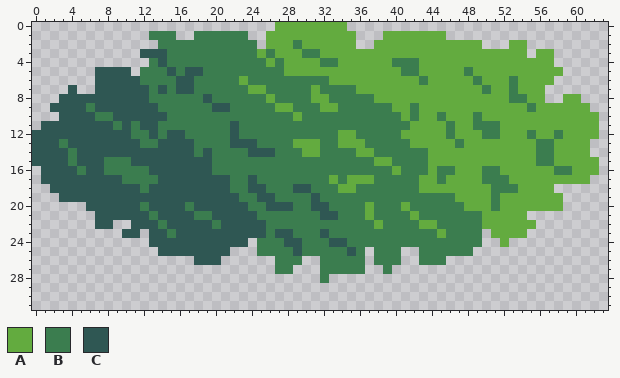
Pixel-art sprite: assets/tree-leaves.png. This is how it looked before the edit.
The file is 64x32 pixels.
Palette (. is transparent): A #63ab3f  B #3b7d4f  C #2f5753
Pixels before, first column x 0:
 0 ...........................AAAAAAAA............................
 1 .............BBB..BBBBBB..AAAAAAAAAA...AAAAAAA.................
 2 ..............BBBBBBBBBBB.AAABAAAAAA..AAAAAAAAAAAA...AA........
 3 ............CCCBBBBBBBBBBABAAABBAAAAAAAAAAAAAAAAAAAAAAA.AA.....
 4 .............BCBBBBBBBBBBBABAAAABBAAAAAABBBAAAAAAAAAAAAAAA.....
 5 .......CCCC.BBBCBCCBBBBBBBBBAAAAAAAAAAAAABBAAAAABAAAAAAAAAA....
 6 .......CCCCCBBBBCCBBBBBABBBBBBBBBAAAAAAAAAABAAAAABAAABAAAA.....
 7 ....C..CCCCCCBCBCCBBBBBBAABBBBBABBBBAAAAAAAAAAAAAABAABAAA......
 8 ...CCCCCCCCCCBBBBBBCBBBBBBABBBBAABBBBBAAAAAAAAAAAAAAABBAA..AA..
 9 ..CCCCBCCCCCCCBBBBBBCCBBBBBAABBBAABBBBBBAABAAAAAAAAAAAABAAAAAA.
10 ...CCCCBBCCCCCCBBBBBBBBBBBBBBABBBBBBBBBBBABAABAAABAAAAAAAAAAAAA
11 .CCCCCCCCBCBCCBBBBBBBBCBBBBBBBBBBBBBBBBBBBAAAABAABBBAAAAAAAAAAA
12 CCCCCCCCCCCBBCBCCBBBBBCBBBBBBBBBBBAABBBBBAAAAABAAABBAAABAABAAAA
13 CCCBCCCCCCCCBBCCCCBBBBCCCBBBBAAABBAAABBBBBAAAAABAAAAAAAABBAAAA.
14 CCCCBCCCCCCCCCCCCCBCBBBBCCCBBBAABBBBAABBBBBBAAAAAAAAAAAABBAAAA.
15 CCCCBCCCBBBCCCCCCCCCBBBBBBBBBBBBBBBBBBAABBBBAAAAAAAAAAAABBAAAAA
16 .CCCCBCCBBBBBCCCCCCCBBBBBBBBBBBBBBBBBBBBABBBABBAAABBAAAAAABBAAA
17 .CCCCCCCCCBBBBCCCCCCCCBBCBBBBBBBBABAAABBBBBAABAAAABBBAAAAAAAAA.
18 ..CCCCCCCCCCBCCCCCCCCCBBCCBBBCCBBBAABBBBBBBAAAAAAAABBBAAAA.....
19 ...CCCCCCCCCCCCCCCCCCCCBBCCBBBBCBBBBBBBBBBBBBBBAAAABAAAAAAA....
20 ......CCCCCCBCCCCBCCCCCCBBCCCBBCCBBBBABBBABBBBBBAAABAAAAAAA....
21 .......CCCCCCBCCCCBBCCCCCBBBBBBBCCBBBABBBBABBBBBBBAAAAA........
22 .......CC..CCCBCCCCCBCCCCCBBBBBBBBBBBBABBBBAABBBBBAAAAAA.......
23 ..........CC.CCBCCCCCCCCCCBCCBBBCBBBBBBBBBBBBABBBB.AAAA........
24 .............CCCCCCCCCCC.BBBCCBBBCCBBBBBBBBBBBBBBB..A..........
25 ..............CCCCCCCC...BBBBCBBBBBCB.BBB..BBBBBB..............
26 ..................CCC......BBB..BBBBB.BBB..BBB.................
27 ...........................BB...BBBBB..B.......................
28 ................................B..............................
After:
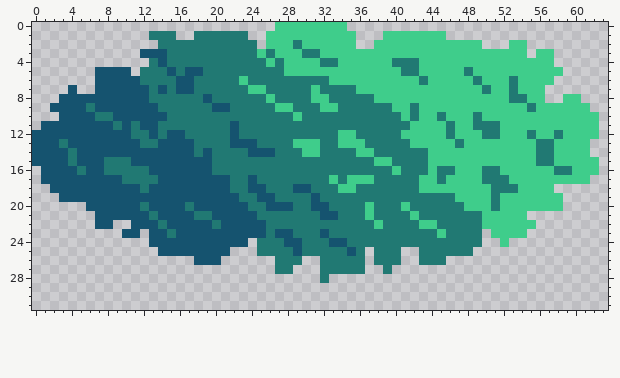
What changed:
Colour A changes from #63ab3f to #3fcd8b.
Colour B changes from #3b7d4f to #217973.
Colour C changes from #2f5753 to #15536f.
Where, in picture pixels (left, top, right, bottom), the same in both pictures:
changed: (32, 22, 599, 283)
